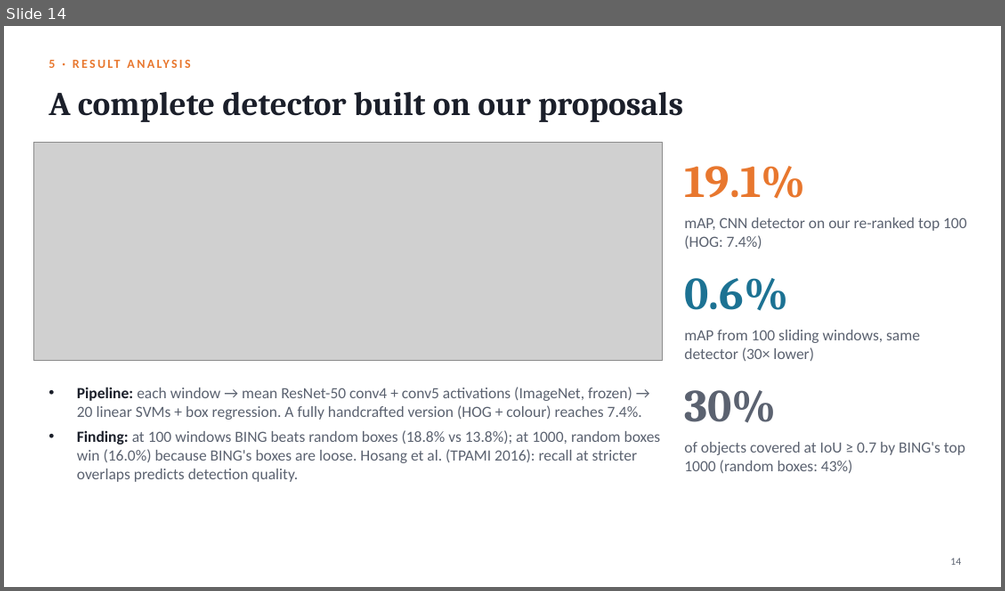
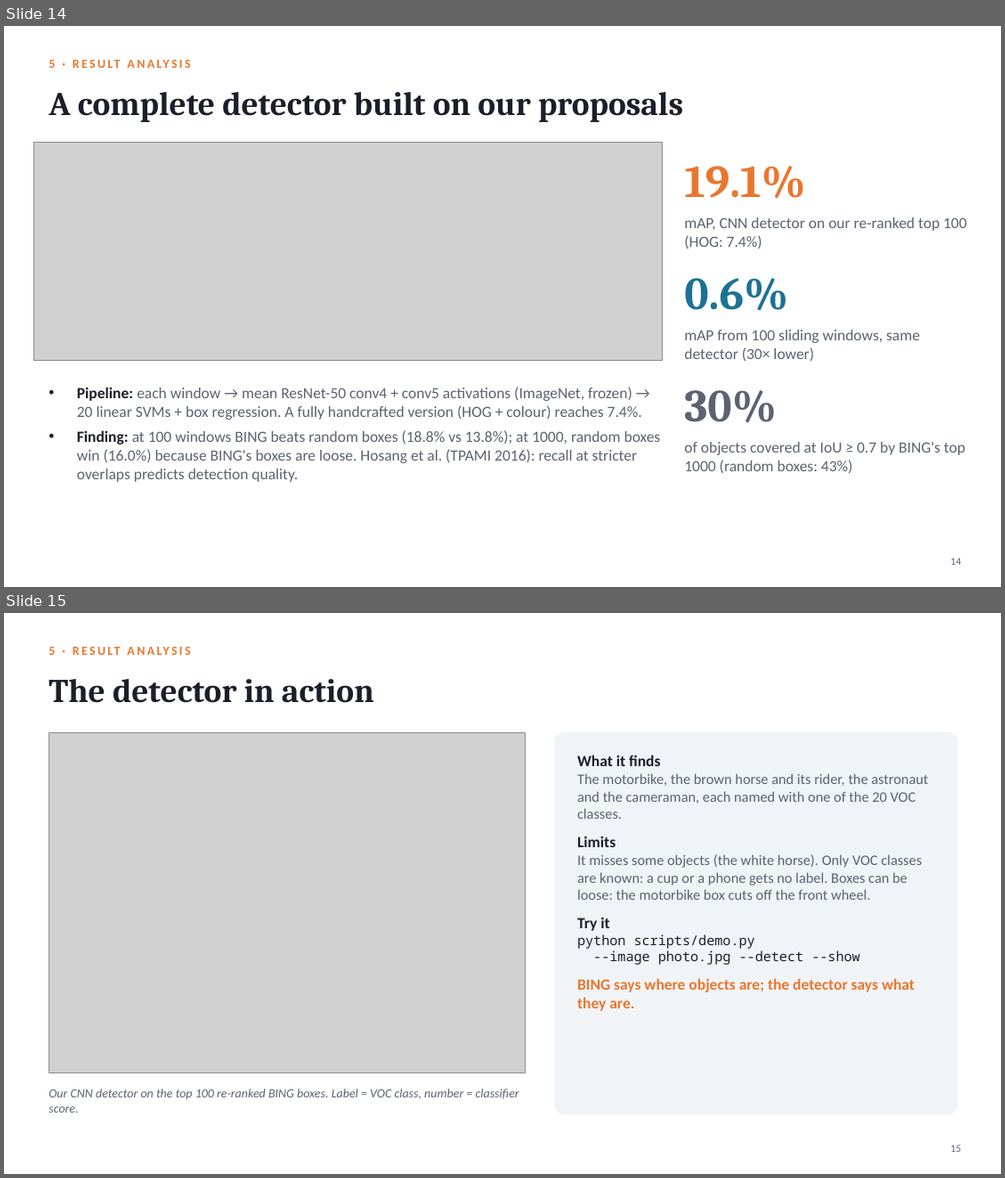
Before and after one commit to hari18305/cvprojectg10, a slide deck: presentation/BING_Objectness_Group10.pptx. Shown one above the other, each under a label of ours: slide 14 before the commit, slides 14 and 15 after it. The pictures are 1005x591 and 1005x1178 pixels, drawn with LibreOffice and Linux fonts; fonts in the diff are those of the drawing; grey boxes stand for pictures. Boxes give left, top, right and bottom in pixels: in the first picture for what was removed or moved away, otherwise in the second. Text is boxed around its words. In the diff, an @@ line names an element or a change of style, - is before the commit and + after.

Commit message:
Slide 15: the detector in action (motorbike, horse, astronaut, cameraman); cleaner demo labels

```diff
--- a/presentation/BING_Objectness_Group10.pptx
+++ b/presentation/BING_Objectness_Group10.pptx
@@ slide 15 added at box(4, 613, 1001, 1174), background #FFFFFF @@
@@ text added at box(48, 647, 55, 655), 12 pt, text #E8772E, bold @@
+5 · RESULT ANALYSIS
@@ text added at box(48, 679, 374, 703), 32 pt, text #1B1F2A, bold @@
+The detector in action
@@ picture added at box(48, 732, 526, 1073) @@
@@ rounded rectangle added at box(555, 732, 957, 1114), fill #F1F4F7, outline #F1F4F7 1 pt @@
@@ text added at box(577, 755, 928, 1011), 14 pt, text #5B6270 @@
+What it finds
+The motorbike, the brown horse and its rider, the astronaut and the cameraman, each named with one of the 20 VOC classes.
+Limits
+It misses some objects (the white horse). Only VOC classes are known: a cup or a phone gets no label. Boxes can be loose: the motorbike box cuts off the front wheel.
+Try it
+python scripts/demo.py
+--image photo.jpg --detect --show
+BING says where objects are; the detector says what they are.
@@ text added at box(48, 1088, 519, 1112), 12 pt, text #5B6270, italic @@
+Our CNN detector on the top 100 re-ranked BING boxes. Label = VOC class, number = classifier score.
@@ text added at box(950, 1144, 961, 1151), 10 pt, text #5B6270 @@
+15
```
Also in this commit, not shown: 1 slide changed, 5 other files.
